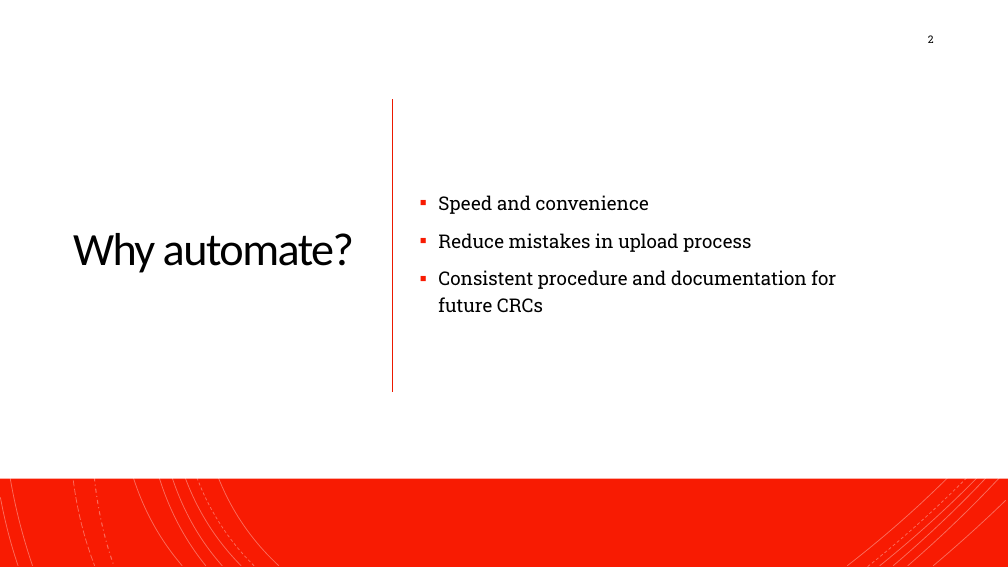
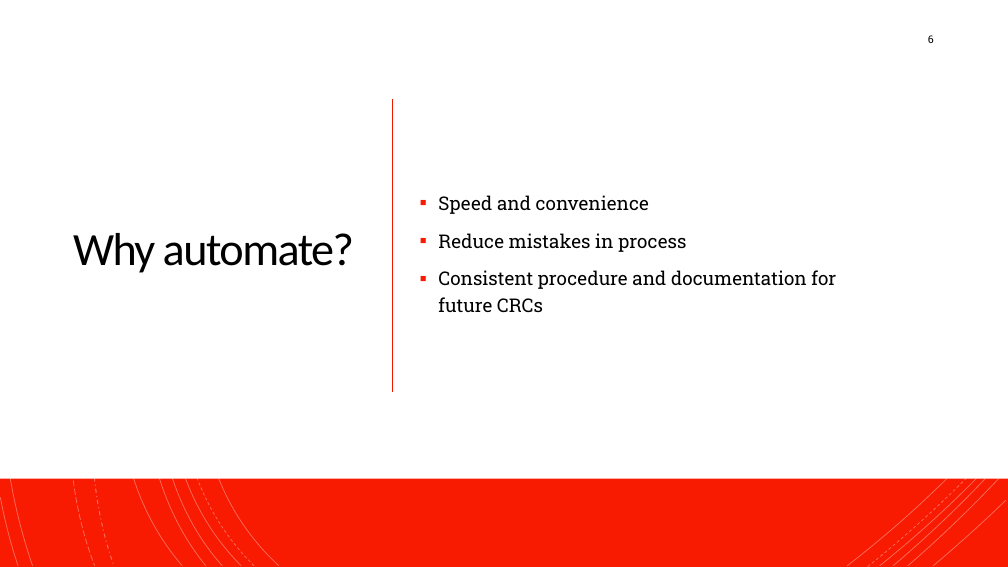
Before and after one commit to NeuroShepherd/R_Coding_Presentations, a slide deck: slide 6 of Automating LAVA Uploads with R/Automating Qualtrics Uploads to LAVA with R.pptx (slide 2 before the commit). Drawn at 1008x567 pixels with LibreOffice and Linux fonts; fonts in the diff are those of the drawing. Boxes give left, top, right and bottom in pixels: in the first picture for what was removed or moved away, otherwise in the second. Text is boxed around its words. In the diff, an @@ line names an element or a change of style, - is before the commit and + after.

```diff
--- a/Automating LAVA Uploads with R/Automating Qualtrics Uploads to LAVA with R.pptx
+++ b/Automating LAVA Uploads with R/Automating Qualtrics Uploads to LAVA with R.pptx
@@ page number at bbox=[928, 35, 934, 43]: text changed @@
-2
+6
@@ text at bbox=[438, 233, 686, 252]: text changed @@
-▪ Reduce mistakes in upload process
+▪ Reduce mistakes in process
```
Also in this commit, not shown: 2 other slides changed, 4 slides added, 9 other files.
